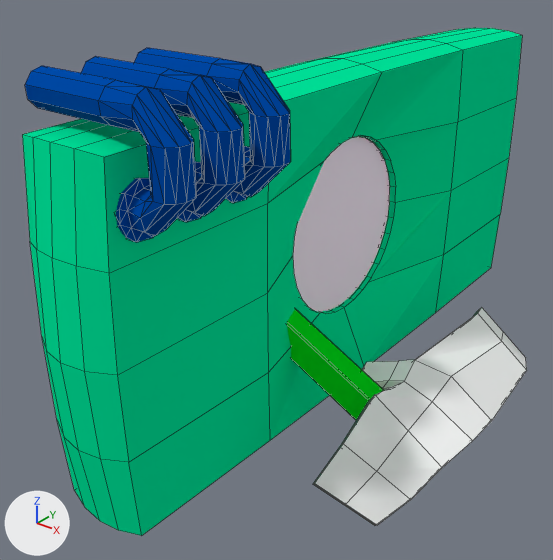
What one commit did to the Blender file Assets/Models/vinyl_cannon.blend.
Rendered twice from a 50 mm camera at (2.81, -3.98, 1.89) aimed at (0.08, -0.56, -0.23). The lights are fixed; the arrows at lower left show +X, +Y and +Z. Mesh edges are drawn as thin lines.

Objects in the first picture: 'Cannon', 'CannonSupport', 'Hand', 'Pipe', 'Pipe.001', 'Pipe.002', 'Vinyl'.
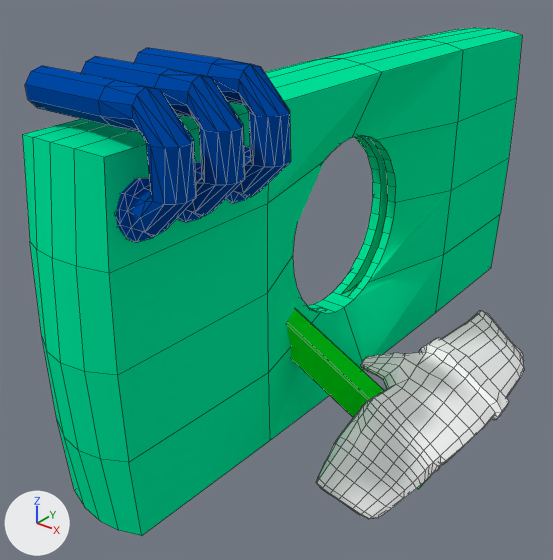
Changed parts and their boxes [x1, y1, x2, y2] in the pictures (553 x 560 px):
'Hand', reshaped
    before: [313, 307, 527, 526]
    after: [316, 310, 524, 519]
'Vinyl', hidden
    before: [293, 136, 390, 312]

The change in detail:
me_cube_001 is used by ob_hand; location (1.192, -0.543, -0.747); rotation (0.0, 0.566, 0.0), in degrees (0, 32, 0); scale (0.267, 0.267, 0.0371).
me_cube_001 had 70 vertices, 67 faces and spanned x -1.8..1.1, y -2.4..7.5, z -17.3..2.7.
me_cube_001 now has 531 vertices, 543 faces, 1 loose edge and spans x -1.8..1.2, y -2.3..7.4, z -16.9..2.5.
me_cube_001 part 1: 70 vertices removed from x -1.8..1.1, y -2.4..7.5, z -17.3..2.7; 531 vertices added at x -1.8..1.2, y -2.3..7.4, z -16.9..2.5.
Object 'Vinyl' (ob_vinyl) moves from (0.146, 0.0, -0.01) to (0.146, 1.899, -0.627).
Object 'Vinyl' (ob_vinyl) is now hidden.
